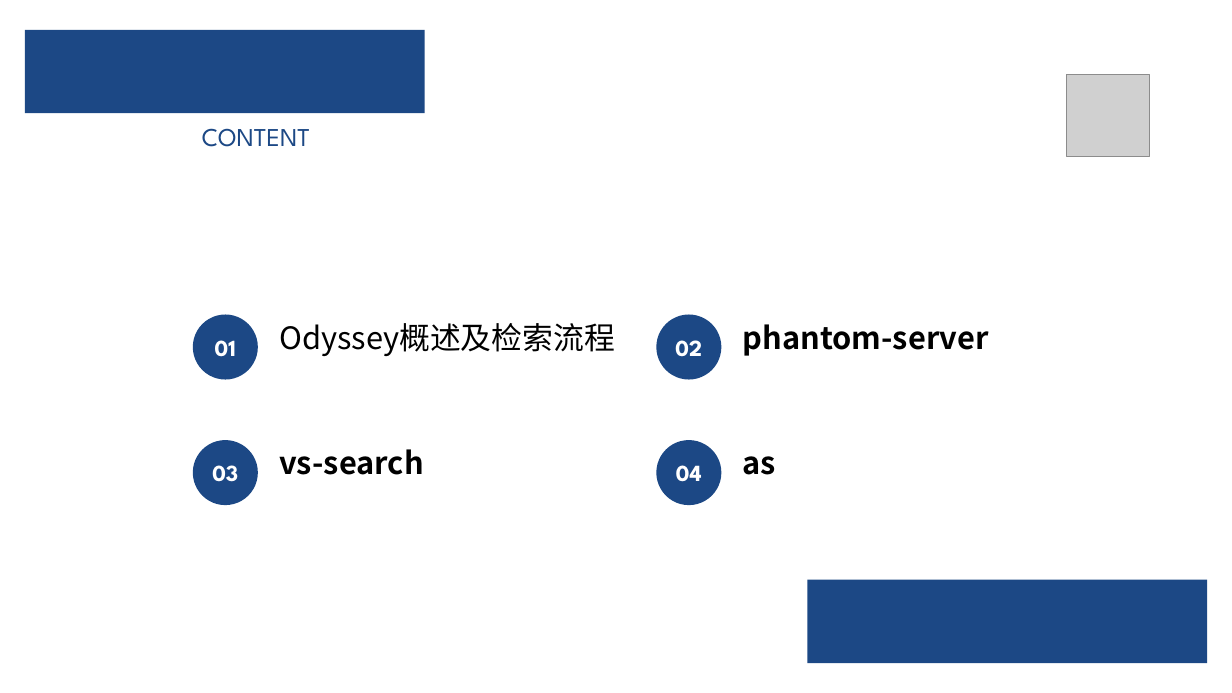
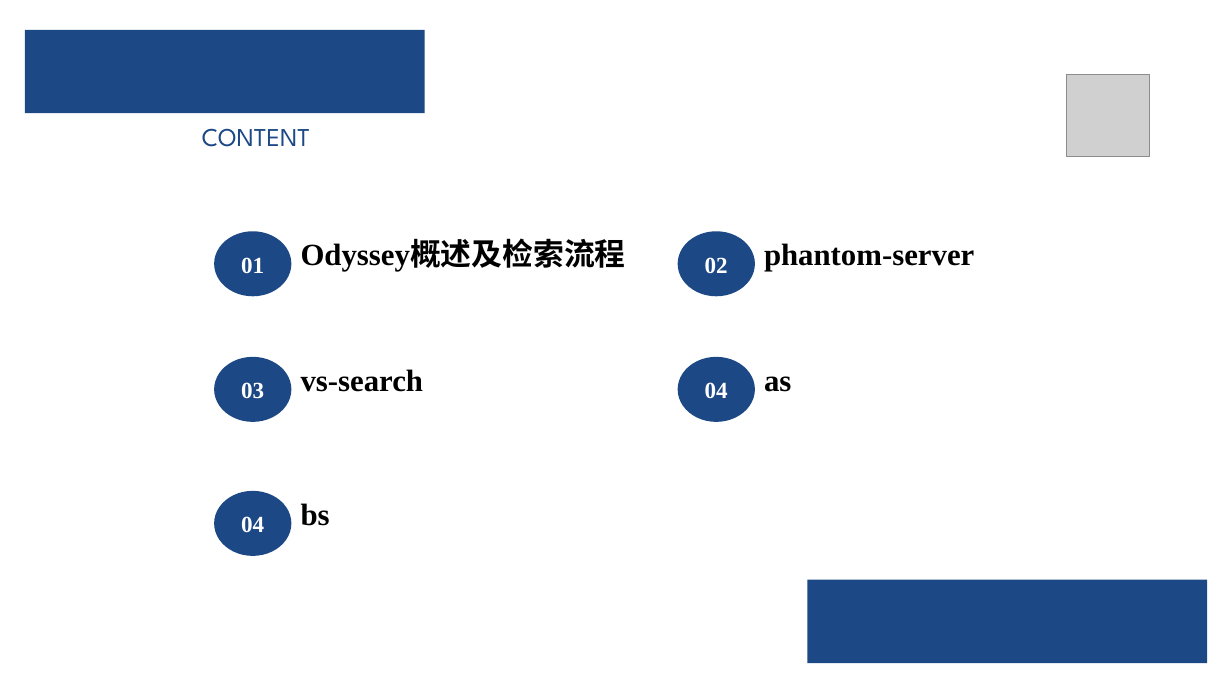
Before and after one commit to Capsfly/intern_share_info, a slide deck: slide 2 of 串讲.pptx. Drawn at 1232x693 pixels with LibreOffice and Linux fonts; fonts in the diff are those of the drawing; grey boxes stand for pictures. Boxes give left, top, right and bottom in pixels: in the first picture for what was removed or moved away, otherwise in the second. Text is boxed around its words. In the diff, an @@ line names an element or a change of style, - is before the commit and + after.

```diff
--- a/串讲.pptx
+++ b/串讲.pptx
@@ ellipse "01": place and size @@
-ellipse "01" at [193, 314, 258, 379]
+ellipse "01" at [214, 231, 292, 296]
@@ text "Odyssey概述及检索流程": place and size @@
-text "Odyssey概述及检索流程" at [279, 323, 615, 356]
+text "Odyssey概述及检索流程" at [301, 241, 626, 271]
@@ text "Odyssey概述及检索流程" at [301, 241, 626, 271]: font Noto Sans CJK SC to Times New Roman, bold on @@
@@ ellipse "02": place and size @@
-ellipse "02" at [656, 314, 721, 379]
+ellipse "02" at [677, 231, 755, 296]
@@ text "phantom-server": place and size @@
-text "phantom-server" at [743, 324, 989, 356]
+text "phantom-server" at [764, 243, 974, 271]
@@ ellipse "03": place and size @@
-ellipse "03" at [193, 440, 258, 505]
+ellipse "03" at [214, 357, 292, 421]
@@ font Noto Sans CJK SC to Times New Roman in 3 elements at [764, 243, 974, 271], [764, 376, 791, 392], [301, 369, 424, 392] @@
@@ text "vs-search": place and size @@
-text "vs-search" at [279, 449, 424, 475]
+text "vs-search" at [301, 369, 424, 392]
@@ font League Spartan to Times New Roman in 4 elements at [214, 231, 292, 296], [677, 231, 755, 296], [214, 357, 292, 421], [677, 357, 755, 421] @@
@@ ellipse "04": place and size @@
-ellipse "04" at [656, 440, 721, 505]
+ellipse "04" at [677, 357, 755, 421]
@@ text "as": place and size @@
-text "as" at [743, 456, 776, 475]
+text "as" at [764, 376, 791, 392]
@@ ellipse added at [214, 491, 292, 555], fill #1C4885, 18 pt, text #FFFFFF, bold @@
+04
@@ text added at [301, 503, 330, 526], 24 pt, text #000000, bold @@
+bs
```
Also in this commit, not shown: 5 other slides changed, 10 slides added, 5 slides removed, 1 other file.
